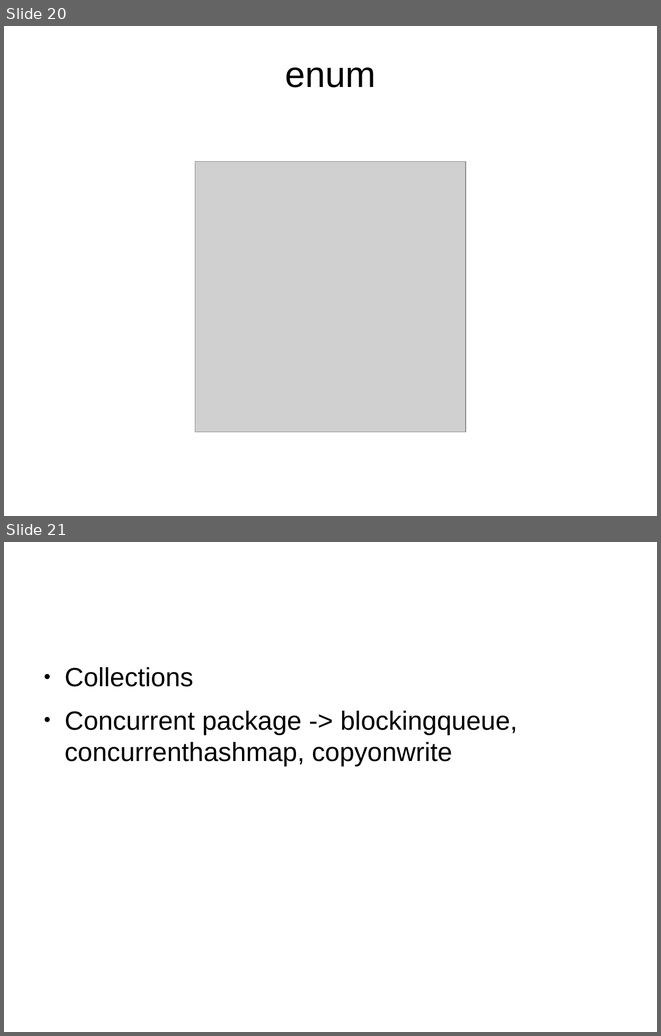
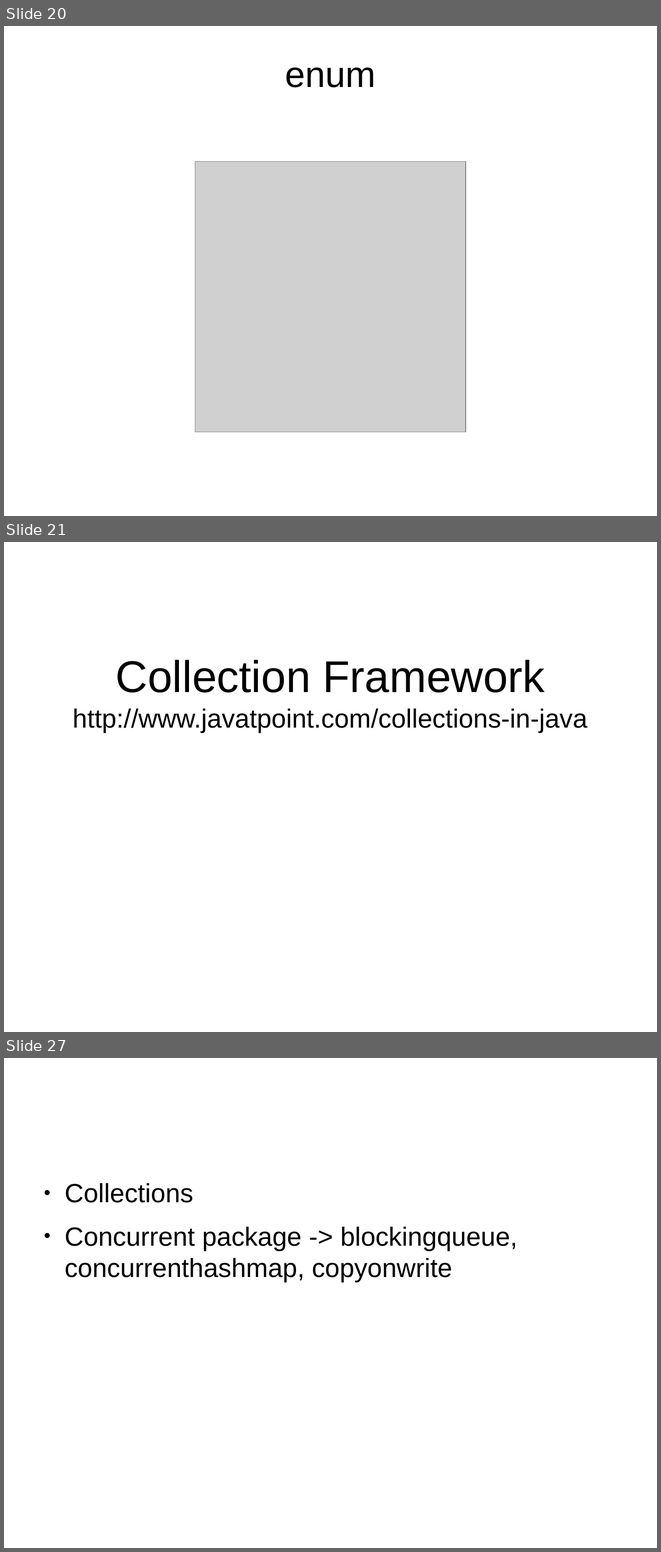
Before and after one commit to shikha-desai/Internship_PreWork, a slide deck: Java/Java_Notes.odp. Shown one above the other, each under a label of ours: slides 20 and 21 before the commit, slides 20, 21 and 27 after it; the slides between them are not shown. The pictures are 661x1036 and 661x1552 pixels, drawn with LibreOffice and Linux fonts; fonts in the diff are those of the drawing; grey boxes stand for pictures; background and template pictures are left out. Boxes give left, top, right and bottom in pixels: in the first picture for what was removed or moved away, otherwise in the second. Text is boxed around its words. In the diff, an @@ line names an element or a change of style, - is before the commit and + after.

```diff
--- a/Java/Java_Notes.odp
+++ b/Java/Java_Notes.odp
@@ slide 21 added at bbox=[4, 542, 657, 1032], background picture (left out) @@
@@ subtitle added at bbox=[72, 660, 587, 732], 32 pt, text #000000 @@
+Collection Framework
+http://www.javatpoint.com/collections-in-java
@@ what was slide 21 is now slide 27 @@
```
Also in this commit, not shown: 5 other slides added, 3 other files.
